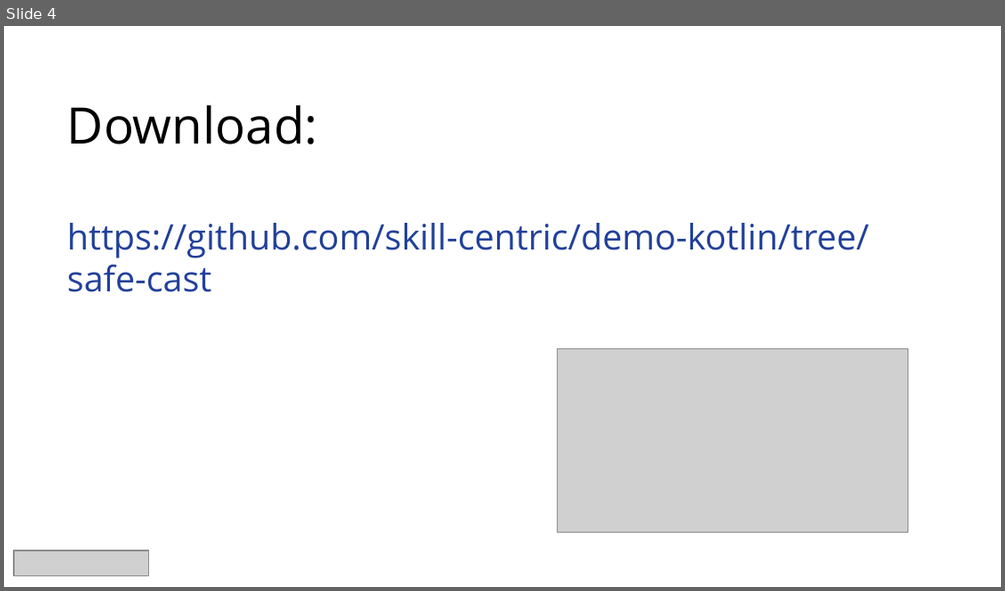
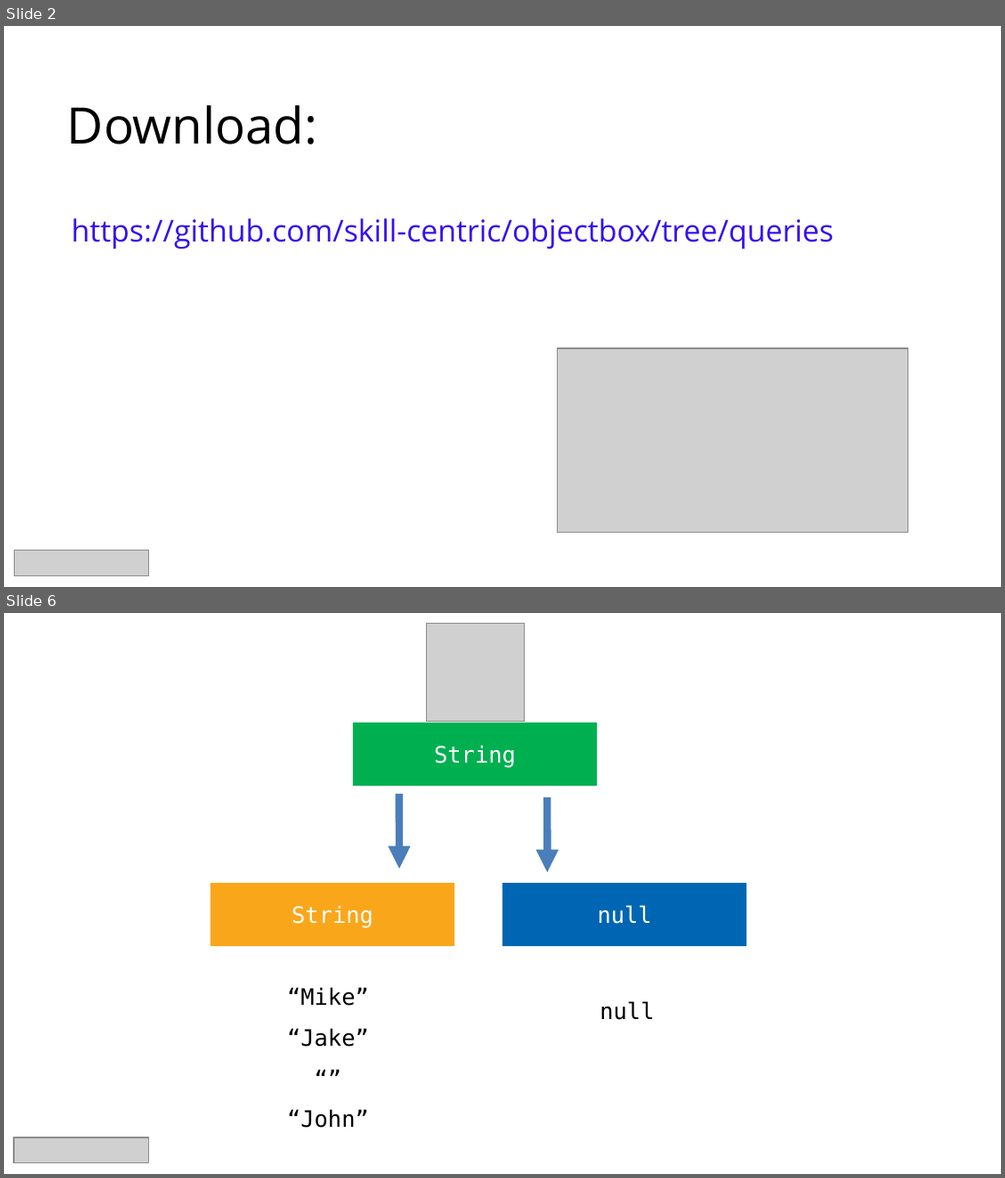
Before and after one commit to skill-centric/utils, a slide deck: src/main/resources/slide-template.pptx. Shown one above the other, each under a label of ours: slide 4 before the commit, slides 2 and 6 after it; the slides between them are not shown. The pictures are 1005x591 and 1005x1178 pixels, drawn with LibreOffice and Linux fonts; fonts in the diff are those of the drawing; grey boxes stand for pictures. Boxes give left, top, right and bottom in pixels: in the first picture for what was removed or moved away, otherwise in the second. Text is boxed around its words. In the diff, an @@ line names an element or a change of style, - is before the commit and + after.

```diff
--- a/src/main/resources/slide-template.pptx
+++ b/src/main/resources/slide-template.pptx
@@ slide 6 added at (4,613,1001,1174), background #FFFFFF @@
@@ picture added at (427,623,524,721) @@
@@ rectangle added at (353,722,598,786), fill #00B050, 18 pt, text #FFFFFF @@
+String
@@ freeform shape added at (399,794,399,869), outline #4A7EBB 6.01 pt @@
@@ freeform shape added at (548,797,548,873), outline #4A7EBB 6.01 pt @@
@@ rectangle added at (210,883,454,946), fill #FAA61A, 18 pt, text #FFFFFF @@
+String
@@ rectangle added at (502,883,746,946), fill #0066B3, 18 pt, text #FFFFFF @@
+null
@@ text added at (287,987,369,1127), 18 pt, text #000000 @@
+“Mike”
+“Jake”
+“”
+“John”
@@ text added at (599,1001,654,1020), 18 pt, text #000000 @@
+null
@@ picture added at (14,1137,149,1163) @@
@@ what was slide 4 is now slide 2 @@
@@ slide 2 changed as well @@
@@ text at (72,218,833,248): text changed; size 28 to 24 pt; text colour #21409A to #370FF0 @@
-Download:
-https://github.com/skill-centric/demo-kotlin/tree/safe-cast
+https://github.com/skill-centric/objectbox/tree/queries
```
Also in this commit, not shown: 2 other slides changed, 10 other slides added, 1 slide removed.
